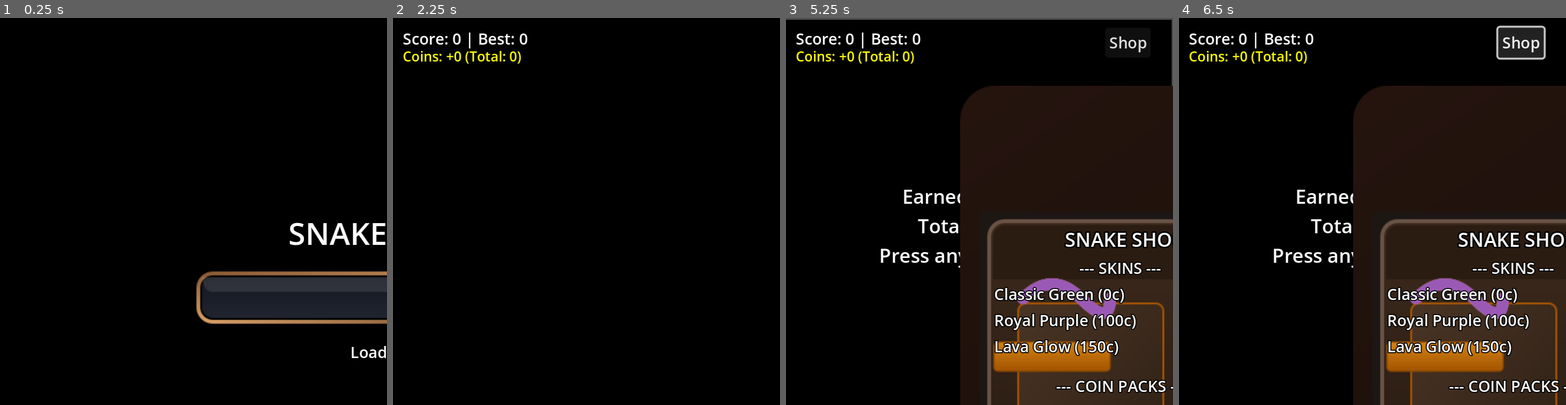
Above: before the commit, frames 1-4 (left to right).
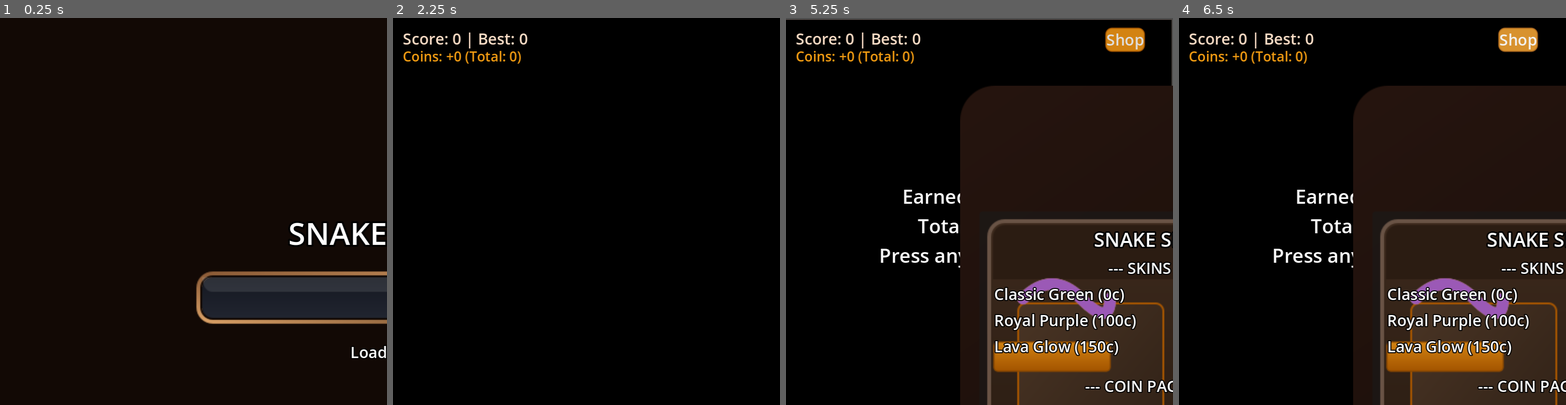
Above: after the commit, the same moments.

Repository: EiJackGH/snake-game
Game: Godot game, scene res://scenes/Main.tscn
Same seed, same stepped clock (60 frames per second), same inputs: the game is played once before the commit and once after it.
Inputs (mouse positions are in pixels of both pictures, inside the frame that each line leads up to):
- Up to frame 1 (0.25 s): no input
- Up to frame 2 (2.25 s): move the mouse to (567, 288) at 0.52 s; hold Up (move_up) 0.53-2.03 s; tap Enter at 1.25 s; move the mouse to (702, 269) at 1.27 s; tap Space at 2 s; move the mouse to (470, 153) at 2.02 s; hold Left (move_left) from 2.03 s (still down)
- Up to frame 3 (5.25 s): tap Enter at 2.75, 4.25 s; move the mouse to (998, 211) at 2.77 s; tap Space at 3.5, 5 s; move the mouse to (921, 114) at 3.52 s; release Left (move_left) at 3.53 s; hold Down (move_down) 3.53-4.28 s; move the mouse to (1064, 192) at 4.27 s; hold Right (move_right) 4.28-5.03 s; move the mouse to (902, 230) at 5.02 s; hold Up (move_up) from 5.03 s (still down)
- Up to frame 4 (6.5 s): release Up (move_up) at 5.75 s; click "Shop" at 5.75 s

The runs differ from the first frame. In frame 2, 0.6% of the frame differs, in the area x 2-35%, y 3-12%; in frame 3, 3.2%; in frame 4, 3.7%, in the area x 2-100%, y 1-97%.

Commit message:
Theme the game look-and-feel to match premium SVG assets
This commit modifies the visual theme, board background, grid colors,
loading screens, pause overlay, out of coins popups, and the shop UI.
All UI elements, custom flat styles, and fonts have been redesigned
programmatically with a warm chocolate, deep coffee, gold, and premium
cream palette matching the custom SVG assets perfectly.

Co-authored-by: aidasofialily-cmd <247843425+aidasofialily-cmd@users.noreply.github.com>

Diff:
--- a/scripts/Main.gd
+++ b/scripts/Main.gd
@@ -67,6 +67,8 @@
 var tex_shop_bg: Texture2D
 var tex_skin_selected: Texture2D
 var tex_out_of_coins: Texture2D
+var tex_btn_get_coins: Texture2D
+var tex_btn_return_to_game: Texture2D
 
 # Power-up Definitions
 enum PowerUpType { NONE, SLOW, DOUBLE_POINTS, SHRINK }
@@ -139,12 +141,14 @@
 	tex_shop_bg = load("res://assets/snakeskinshop.svg") as Texture2D
 	tex_skin_selected = load("res://assets/skinselected.svg") as Texture2D
 	tex_out_of_coins = load("res://assets/window_out_of_coins.svg") as Texture2D
+	tex_btn_get_coins = load("res://assets/get_coins_button.svg") as Texture2D
+	tex_btn_return_to_game = load("res://assets/return_to_game_button.svg") as Texture2D
 
 	coins_label = Label.new()
 	coins_label.name = "CoinsLabel"
 	coins_label.position = Vector2(10, 30)
 	coins_label.add_theme_font_size_override("font_size", 14)
-	coins_label.add_theme_color_override("font_color", Color.YELLOW)
+	coins_label.add_theme_color_override("font_color", Color(0.95, 0.61, 0.07)) # Warm gold #f39c12
 	coins_label.add_theme_color_override("font_outline_color", Color.BLACK)
 	coins_label.add_theme_constant_override("outline_size", 4)
 	$CanvasLayer.add_child(coins_label)
@@ -180,7 +184,7 @@
 
 func setup_pause_overlay():
 	pause_overlay = ColorRect.new()
-	pause_overlay.color = Color(0, 0, 0, 0.7) # semi-transparent dark pane
+	pause_overlay.color = Color(0.07, 0.035, 0.02, 0.8) # semi-transparent deep roasted coffee (#120906)
 	pause_overlay.set_anchors_and_offsets_preset(Control.PRESET_FULL_RECT)
 	pause_overlay.hide()
 	$CanvasLayer.add_child(pause_overlay)
@@ -199,10 +203,29 @@
 	title.horizontal_alignment = HORIZONTAL_ALIGNMENT_CENTER
 	vbox.add_child(title)
 
+	# Colors for pause menu matching SVGs
+	var color_gold = Color(0.827, 0.514, 0.071)      # #d38312
+	var color_dark_gold = Color(0.639, 0.329, 0.0)   # #a35400
+	var color_brown = Color(0.29, 0.243, 0.239)      # #4a3e3d
+	var color_dark_brown = Color(0.212, 0.176, 0.173) # #362d2c
+
+	var gold_normal = create_button_style(color_gold, color_dark_gold, 6)
+	var gold_hover = create_button_style(color_gold.lightened(0.12), color_dark_gold.lightened(0.12), 6)
+	var gold_pressed = create_button_style(color_gold.darkened(0.15), color_dark_gold.darkened(0.15), 6)
+
+	var brown_normal = create_button_style(color_brown, color_dark_brown, 6)
+	var brown_hover = create_button_style(color_brown.lightened(0.12), color_dark_brown.lightened(0.12), 6)
+	var brown_pressed = create_button_style(color_brown.darkened(0.15), color_dark_brown.darkened(0.15), 6)
+
 	var resume_btn = Button.new()
 	resume_btn.text = "Resume Game"
 	resume_btn.custom_minimum_size = Vector2(160, 40)
 	resume_btn.pressed.connect(toggle_pause)
+
+	resume_btn.add_theme_stylebox_override("normal", gold_normal)
+	resume_btn.add_theme_stylebox_override("hover", gold_hover)
+	resume_btn.add_theme_stylebox_override("pressed", gold_pressed)
+	resume_btn.add_theme_stylebox_override("focus", StyleBoxEmpty.new())
 	vbox.add_child(resume_btn)
 
 	var restart_btn = Button.new()
@@ -212,6 +235,11 @@
 		toggle_pause()
 		restart_game()
 	)
+
+	restart_btn.add_theme_stylebox_override("normal", brown_normal)
+	restart_btn.add_theme_stylebox_override("hover", brown_hover)
+	restart_btn.add_theme_stylebox_override("pressed", brown_pressed)
+	restart_btn.add_theme_stylebox_override("focus", StyleBoxEmpty.new())
 	vbox.add_child(restart_btn)
 
 func toggle_pause():
@@ -227,7 +255,7 @@
 
 func setup_loading_screen():
 	loading_screen = ColorRect.new()
-	loading_screen.color = Color.BLACK
+	loading_screen.color = Color(0.07, 0.035, 0.02) # deep roasted coffee (#120906)
 	loading_screen.set_anchors_and_offsets_preset(Control.PRESET_FULL_RECT)
 	$CanvasLayer.add_child(loading_screen)
 
@@ -280,9 +308,13 @@
 
 func setup_out_of_coins_popup():
 	out_of_coins_panel = Panel.new()
-	out_of_coins_panel.custom_minimum_size = Vector2(240, 160)
+	out_of_coins_panel.custom_minimum_size = Vector2(250, 175)
 	out_of_coins_panel.set_anchors_and_offsets_preset(Control.PRESET_CENTER)
 	out_of_coins_panel.hide()
+
+	# Flat transparent style to let SVG draw the borders and round corners
+	var panel_style = StyleBoxEmpty.new()
+	out_of_coins_panel.add_theme_stylebox_override("panel", panel_style)
 	$CanvasLayer.add_child(out_of_coins_panel)
 
 	# Inset background
@@ -293,50 +325,43 @@
 		bg.texture = tex_out_of_coins
 	out_of_coins_panel.add_child(bg)
 
-	var vbox = VBoxContainer.new()
-	vbox.set_anchors_and_offsets_preset(Control.PRESET_FULL_RECT)
-	vbox.offset_left = 10
-	vbox.offset_top = 10
-	vbox.offset_right = -10
-	vbox.offset_bottom = -10
-	vbox.add_theme_constant_override("separation", 10)
-	out_of_coins_panel.add_child(vbox)
-
-	var title = Label.new()
-	title.text = "OUT OF COINS!"
-	title.horizontal_alignment = HORIZONTAL_ALIGNMENT_CENTER
-	title.add_theme_color_override("font_color", Color.RED)
-	title.add_theme_font_size_override("font_size", 16)
-	title.add_theme_color_override("font_outline_color", Color.BLACK)
-	title.add_theme_constant_override("outline_size", 4)
-	vbox.add_child(title)
-
-	var desc = Label.new()
-	desc.text = "You need more coins to unlock this skin."
-	desc.horizontal_alignment = HORIZONTAL_ALIGNMENT_CENTER
-	desc.autowrap_mode = TextServer.AUTOWRAP_WORD
-	desc.add_theme_font_size_override("font_size", 12)
-	desc.add_theme_color_override("font_outline_color", Color.BLACK)
-	desc.add_theme_constant_override("outline_size", 4)
-	vbox.add_child(desc)
-
-	var hbox = HBoxContainer.new()
-	hbox.alignment = BoxContainer.ALIGNMENT_CENTER
-	hbox.add_theme_constant_override("separation", 15)
-	vbox.add_child(hbox)
-
-	var btn_get = Button.new()
-	btn_get.text = "Get Coins (+50)"
+	# Setup TextureButton for "Get Coins" matching the transform and size scaled by 0.5
+	var btn_get = TextureButton.new()
+	btn_get.ignore_texture_size = true
+	btn_get.stretch_mode = TextureButton.STRETCH_SCALE
+	if tex_btn_get_coins:
+		btn_get.texture_normal = tex_btn_get_coins
+	btn_get.position = Vector2(30, 130)
+	btn_get.size = Vector2(85, 21)
+
+	# Add subtle hover/press self-modulate effects
+	btn_get.mouse_entered.connect(func(): btn_get.self_modulate = Color(1.1, 1.1, 1.1))
+	btn_get.mouse_exited.connect(func(): btn_get.self_modulate = Color.WHITE)
+	btn_get.button_down.connect(func(): btn_get.self_modulate = Color(0.85, 0.85, 0.85))
+	btn_get.button_up.connect(func(): btn_get.self_modulate = Color(1.1, 1.1, 1.1))
+
 	btn_get.pressed.connect(func():
 		_on_coin_pack_pressed(50)
 		close_out_of_coins_popup()
 	)
-	hbox.add_child(btn_get)
-
-	var btn_close = Button.new()
-	btn_close.text = "Close"
+	out_of_coins_panel.add_child(btn_get)
+
+	# Setup TextureButton for "Return to Game" / "Close" matching the transform and size scaled by 0.5
+	var btn_close = TextureButton.new()
+	btn_close.ignore_texture_size = true
+	btn_close.stretch_mode = TextureButton.STRETCH_SCALE
+	if tex_btn_return_to_game:
+		btn_close.texture_normal = tex_btn_return_to_game
+	btn_close.position = Vector2(135, 130)
+	btn_close.size = Vector2(85, 21)
+
+	btn_close.mouse_entered.connect(func(): btn_close.self_modulate = Color(1.1, 1.1, 1.1))
+	btn_close.mouse_exited.connect(func(): btn_close.self_modulate = Color.WHITE)
+	btn_close.button_down.connect(func(): btn_close.self_modulate = Color(0.85, 0.85, 0.85))
+	btn_close.button_up.connect(func(): btn_close.self_modulate = Color(1.1, 1.1, 1.1))
+
 	btn_close.pressed.connect(close_out_of_coins_popup)
-	hbox.add_child(btn_close)
+	out_of_coins_panel.add_child(btn_close)
 
 func trigger_out_of_coins_popup():
 	if out_of_coins_panel:
@@ -352,18 +377,57 @@
 	if out_of_coins_panel:
 		out_of_coins_panel.hide()
 
+# Helper function to create stylish rounded flat buttons matching premium theme
+func create_button_style(bg_color: Color, border_color: Color, corner_radius: int = 5) -> StyleBoxFlat:
+	var sb = StyleBoxFlat.new()
+	sb.bg_color = bg_color
+	sb.border_width_left = 1
+	sb.border_width_right = 1
+	sb.border_width_top = 1
+	sb.border_width_bottom = 1
+	sb.border_color = border_color
+	sb.set_corner_radius_all(corner_radius)
+	# Add a premium inset shadow/soft depth
+	sb.shadow_color = Color(0, 0, 0, 0.3)
+	sb.shadow_size = 2
+	sb.shadow_offset = Vector2(0, 1.5)
+	return sb
+
 func setup_shop_ui():
+	# Define core colors for styles
+	var color_gold = Color(0.827, 0.514, 0.071)      # #d38312
+	var color_dark_gold = Color(0.639, 0.329, 0.0)   # #a35400
+	var color_brown = Color(0.29, 0.243, 0.239)      # #4a3e3d
+	var color_dark_brown = Color(0.212, 0.176, 0.173) # #362d2c
+	var color_gray = Color(0.204, 0.286, 0.369)      # #34495e
+
+	# Styles for Shop Buttons
+	var gold_normal = create_button_style(color_gold, color_dark_gold, 6)
+	var gold_hover = create_button_style(color_gold.lightened(0.12), color_dark_gold.lightened(0.12), 6)
+	var gold_pressed = create_button_style(color_gold.darkened(0.15), color_dark_gold.darkened(0.15), 6)
+
+	# Styles for Close Button / Back Buttons
+	var brown_normal = create_button_style(color_brown, color_dark_brown, 6)
+	var brown_hover = create_button_style(color_brown.lightened(0.12), color_dark_brown.lightened(0.12), 6)
+	var brown_pressed = create_button_style(color_brown.darkened(0.15), color_dark_brown.darkened(0.15), 6)
+
 	# Shop Button
 	shop_button = Button.new()
 	shop_button.text = "Shop"
 	shop_button.position = Vector2(330, 10)
 	shop_button.hide()
 	shop_button.pressed.connect(toggle_shop.bind(true))
+
+	shop_button.add_theme_stylebox_override("normal", gold_normal)
+	shop_button.add_theme_stylebox_override("hover", gold_hover)
+	shop_button.add_theme_stylebox_override("pressed", gold_pressed)
+	shop_button.add_theme_stylebox_override("focus", StyleBoxEmpty.new())
+
 	$CanvasLayer.add_child(shop_button)
 
-	# Shop Panel
+	# Shop Panel (Resized to perfect 4:3 360x270 aspect ratio to match the 600x450 background image)
 	shop_panel = Panel.new()
-	shop_panel.custom_minimum_size = Vector2(300, 300)
+	shop_panel.custom_minimum_size = Vector2(360, 270)
 	shop_panel.set_anchors_and_offsets_preset(Control.PRESET_CENTER)
 	shop_panel.hide()
 	$CanvasLayer.add_child(shop_panel)
@@ -444,6 +508,13 @@
 		var btn = Button.new()
 		btn.name = skin_name + "Button"
 		btn.pressed.connect(_on_skin_button_pressed.bind(skin_name))
+
+		# Stylish programmatic button theme matching gold designs
+		btn.add_theme_stylebox_override("normal", gold_normal)
+		btn.add_theme_stylebox_override("hover", gold_hover)
+		btn.add_theme_stylebox_override("pressed", gold_pressed)
+		btn.add_theme_stylebox_override("focus", StyleBoxEmpty.new())
+
 		hbox.add_child(btn)
 
 	var spacer = Control.new()
@@ -469,13 +540,28 @@
 		hbox.add_child(label)
 
 		var btn = Button.new()
+		btn.name = pack_name + "Button"
 		btn.text = "Get"
 		btn.pressed.connect(_on_coin_pack_pressed.bind(COIN_PACKS[pack_name]))
+
+		# Stylish programmatic button theme matching gold designs
+		btn.add_theme_stylebox_override("normal", gold_normal)
+		btn.add_theme_stylebox_override("hover", gold_hover)
+		btn.add_theme_stylebox_override("pressed", gold_pressed)
+		btn.add_theme_stylebox_override("focus", StyleBoxEmpty.new())
+
 		hbox.add_child(btn)
 
 	var close_btn = Button.new()
 	close_btn.text = "Close"
 	close_btn.pressed.connect(toggle_shop.bind(false))
+
+	# Stylish programmatic button theme matching close/back brown/coffee theme
+	close_btn.add_theme_stylebox_override("normal", brown_normal)
+	close_btn.add_theme_stylebox_override("hover", brown_hover)
+	close_btn.add_theme_stylebox_override("pressed", brown_pressed)
+	close_btn.add_theme_stylebox_override("focus", StyleBoxEmpty.new())
+
 	vbox.add_child(close_btn)
 
 	update_shop_ui()
@@ -753,6 +839,7 @@
 		high_score = score_mgr.current_high_score
 	score_label.text = "Score: %d | Best: %d" % [score, max(score, high_score)]
 	if score_label:
+		score_label.add_theme_color_override("font_color", Color(0.97, 0.86, 0.77)) # Premium cream #f7dcc4
 		score_label.add_theme_color_override("font_outline_color", Color.BLACK)
 		score_label.add_theme_constant_override("outline_size", 4)
 	if coins_label:
@@ -858,10 +945,11 @@
 	queue_redraw()
 
 func _draw():
-	# Draw checkerboard background
+	# Draw checkerboard background matching assets theme (Warm Chocolate & Coffee tones)
 	for x in range(GRID_WIDTH):
 		for y in range(GRID_HEIGHT):
-			var cell_color = Color(0.06, 0.06, 0.08) if (x + y) % 2 == 0 else Color(0.1, 0.1, 0.12)
+			# #1d130b and #2b1c12
+			var cell_color = Color(0.114, 0.075, 0.043) if (x + y) % 2 == 0 else Color(0.169, 0.110, 0.071)
 			draw_rect(Rect2(Vector2(x, y) * GRID_SIZE, Vector2(GRID_SIZE, GRID_SIZE)), cell_color)
 
 	# Draw retro particles
@@ -975,8 +1063,8 @@
 			draw_circle(head_center + eye1_offset + pupil_offset, 1.2, Color.BLACK)
 			draw_circle(head_center + eye2_offset + pupil_offset, 1.2, Color.BLACK)
 
-	# Grid outline lines
+	# Grid outline lines themed with matching semi-transparent warm bronze/brown color
 	for x in range(GRID_WIDTH + 1):
-		draw_line(Vector2(x * GRID_SIZE, 0), Vector2(x * GRID_SIZE, GRID_HEIGHT * GRID_SIZE), Color(0.15, 0.15, 0.18, 0.5))
+		draw_line(Vector2(x * GRID_SIZE, 0), Vector2(x * GRID_SIZE, GRID_HEIGHT * GRID_SIZE), Color(0.29, 0.17, 0.11, 0.4))
 	for y in range(GRID_HEIGHT + 1):
-		draw_line(Vector2(0, y * GRID_SIZE), Vector2(GRID_WIDTH * GRID_SIZE, y * GRID_SIZE), Color(0.15, 0.15, 0.18, 0.5))
+		draw_line(Vector2(0, y * GRID_SIZE), Vector2(GRID_WIDTH * GRID_SIZE, y * GRID_SIZE), Color(0.29, 0.17, 0.11, 0.4))
